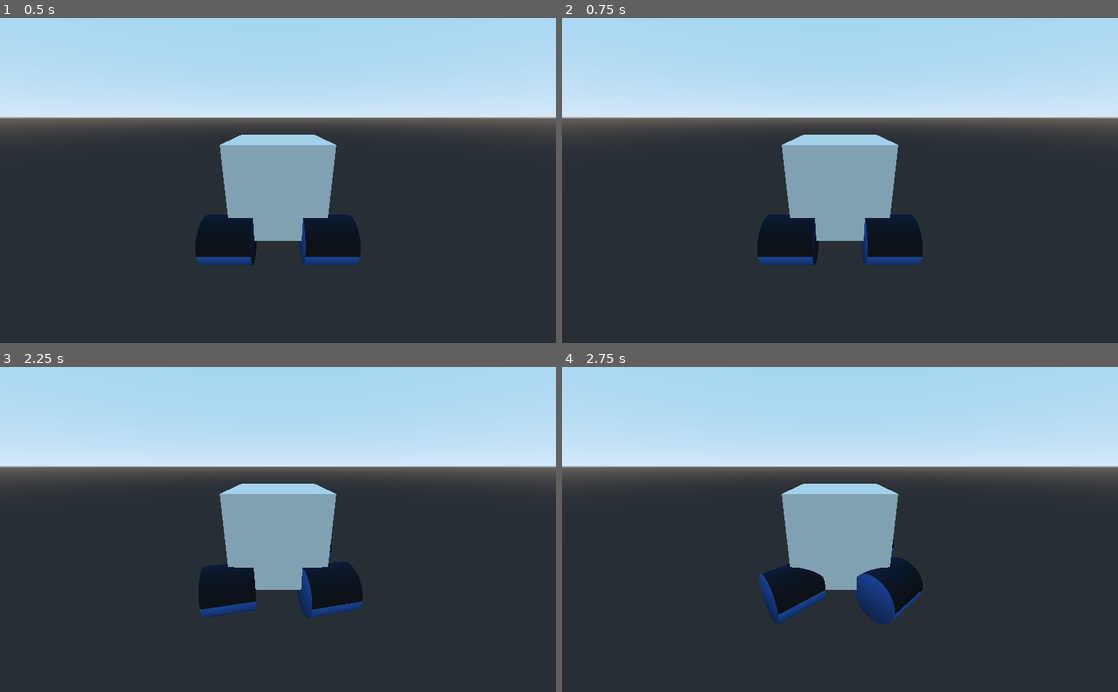
Above: before the commit, frames 1-4 (two rows, left to right).
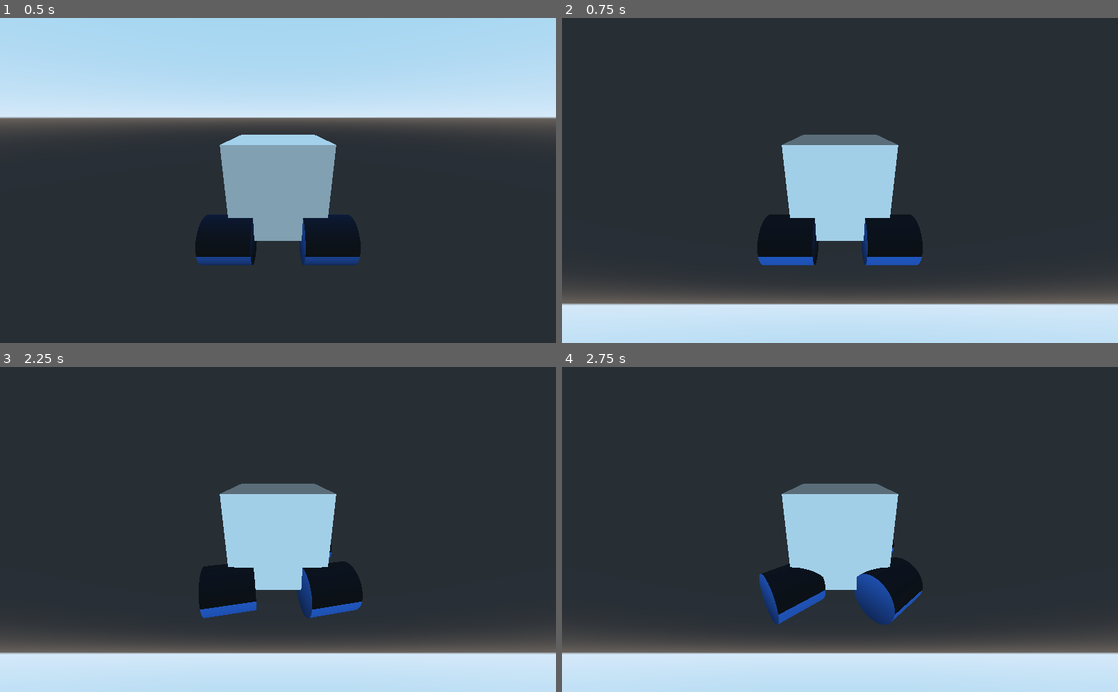
Above: after the commit, the same moments.

Repository: Lurkki14/TorpedoAlliance
Game: Godot game, scene res://Car.tscn
The game is run twice, just before and just after one commit, with the same random seed, the same clock (stepped at 60 frames per second) and the same inputs. The project has no main scene, so this scene is started directly.
Inputs (mouse positions are in pixels of both pictures, inside the frame that each line leads up to):
- Up to frame 1 (0.5 s): no input
- Up to frame 2 (0.75 s): tap Enter at 0.5 s; move the mouse to (812, 245) at 0.52 s; hold W (car_accelerate) from 0.53 s (still down); right-click (812, 245) at 0.6 s
- Up to frame 3 (2.25 s): right-click (250, 594) at 0.77 s; right-click (250, 594) at 1.07 s; tap Space at 1.25 s; move the mouse to (444, 578) at 1.27 s; right-click (444, 578) at 1.35 s; right-click (444, 578) at 1.52 s; right-click (444, 578) at 1.82 s; tap Enter at 2 s; move the mouse to (111, 480) at 2.02 s; release W (car_accelerate) at 2.03 s; hold A (car_steer_left) from 2.03 s (still down); right-click (111, 480) at 2.1 s
- Up to frame 4 (2.75 s): keep holding A (car_steer_left)

Frame 1 is identical in both runs. In frame 2, 56% of the frame differs, in the area x 0-100%, y 0-100%; in frame 3, 56%; in frame 4, 57%.

Commit message:
add pitch and yaw to car

Diff:
--- a/VehicleBody.gd
+++ b/VehicleBody.gd
@@ -10,9 +10,30 @@
 var steer_angle = 0
 var steer_target = 0
 
+var pitch_force = 400
+
 var count = 0
 
 export var engine_force_value = 400
+
+func countertorque() -> Vector3:
+	var vel_vec = get_angular_velocity()
+	var magnitude = sqrt(pow(2, vel_vec.x) + pow(2, vel_vec.y) + pow(2, vel_vec.z))
+	if magnitude < 0.1:
+		return Vector3(0, 0, 0)
+	var ang_vel_sqr = vel_vec.x*vel_vec.x + vel_vec.y*vel_vec.y + vel_vec.z*vel_vec.z
+	var ang_vel = sqrt(ang_vel_sqr)
+	if ang_vel < 0.1:
+		return Vector3(0, 0, 0)
+	var ct_magnitude =  (-pitch_force / 32) * ang_vel_sqr
+	var ct = Vector3(ct_magnitude*vel_vec.x/ang_vel, ct_magnitude*vel_vec.y/ang_vel, ct_magnitude*vel_vec.z/ang_vel)
+	return ct
+
+func torque(basis : Vector3, force : int) -> Vector3:
+	var fx = basis.x * force
+	var fy = basis.y * force
+	var fz = basis.z * force
+	return Vector3(fx, fy, fz)
 
 func get_contact():
 	for element in wheel_contact:
@@ -22,6 +43,24 @@
 
 func _physics_process(delta):
 	var fwd_mps = transform.basis.xform_inv(linear_velocity).x
+
+	if Input.is_action_just_pressed("car_jump") and car_jump > 0:
+		apply_central_impulse(Vector3(0, 600, 0))
+		car_jump -= 1
+
+	var ct = countertorque()
+
+	if Input.is_action_pressed("car_pitch_up") and car_jump < 2:
+		apply_torque_impulse(ct - torque(get_global_transform().basis.x, pitch_force))
+
+	if Input.is_action_pressed("car_pitch_down") and car_jump < 2:
+		apply_torque_impulse(ct + torque(get_global_transform().basis.x, pitch_force))
+
+	if Input.is_action_pressed("car_yaw_left") and car_jump < 2:
+		apply_torque_impulse(ct + torque(get_global_transform().basis.y, pitch_force))
+
+	if Input.is_action_pressed("car_yaw_right") and car_jump < 2:
+		apply_torque_impulse(ct - torque(get_global_transform().basis.y, pitch_force))
 
 	if Input.is_action_pressed("car_steer_left"):
 		steer_target = STEER_LIMIT
--- a/project.godot
+++ b/project.godot
@@ -41,6 +41,31 @@
 "events": [ Object(InputEventKey,"resource_local_to_scene":false,"resource_name":"","device":0,"alt":false,"shift":false,"control":false,"meta":false,"command":false,"pressed":false,"scancode":68,"unicode":0,"echo":false,"script":null)
  ]
 }
+car_jump={
+"deadzone": 0.5,
+"events": [ Object(InputEventMouseButton,"resource_local_to_scene":false,"resource_name":"","device":-1,"alt":false,"shift":false,"control":false,"meta":false,"command":false,"button_mask":0,"position":Vector2( 0, 0 ),"global_position":Vector2( 0, 0 ),"factor":1.0,"button_index":2,"pressed":false,"doubleclick":false,"script":null)
+ ]
+}
+car_pitch_up={
+"deadzone": 0.5,
+"events": [ Object(InputEventKey,"resource_local_to_scene":false,"resource_name":"","device":0,"alt":false,"shift":false,"control":false,"meta":false,"command":false,"pressed":false,"scancode":83,"unicode":0,"echo":false,"script":null)
+ ]
+}
+car_pitch_down={
+"deadzone": 0.5,
+"events": [ Object(InputEventKey,"resource_local_to_scene":false,"resource_name":"","device":0,"alt":false,"shift":false,"control":false,"meta":false,"command":false,"pressed":false,"scancode":87,"unicode":0,"echo":false,"script":null)
+ ]
+}
+car_yaw_left={
+"deadzone": 0.5,
+"events": [ Object(InputEventKey,"resource_local_to_scene":false,"resource_name":"","device":0,"alt":false,"shift":false,"control":false,"meta":false,"command":false,"pressed":false,"scancode":65,"unicode":0,"echo":false,"script":null)
+ ]
+}
+car_yaw_right={
+"deadzone": 0.5,
+"events": [ Object(InputEventKey,"resource_local_to_scene":false,"resource_name":"","device":0,"alt":false,"shift":false,"control":false,"meta":false,"command":false,"pressed":false,"scancode":68,"unicode":0,"echo":false,"script":null)
+ ]
+}
 
 [rendering]
 
